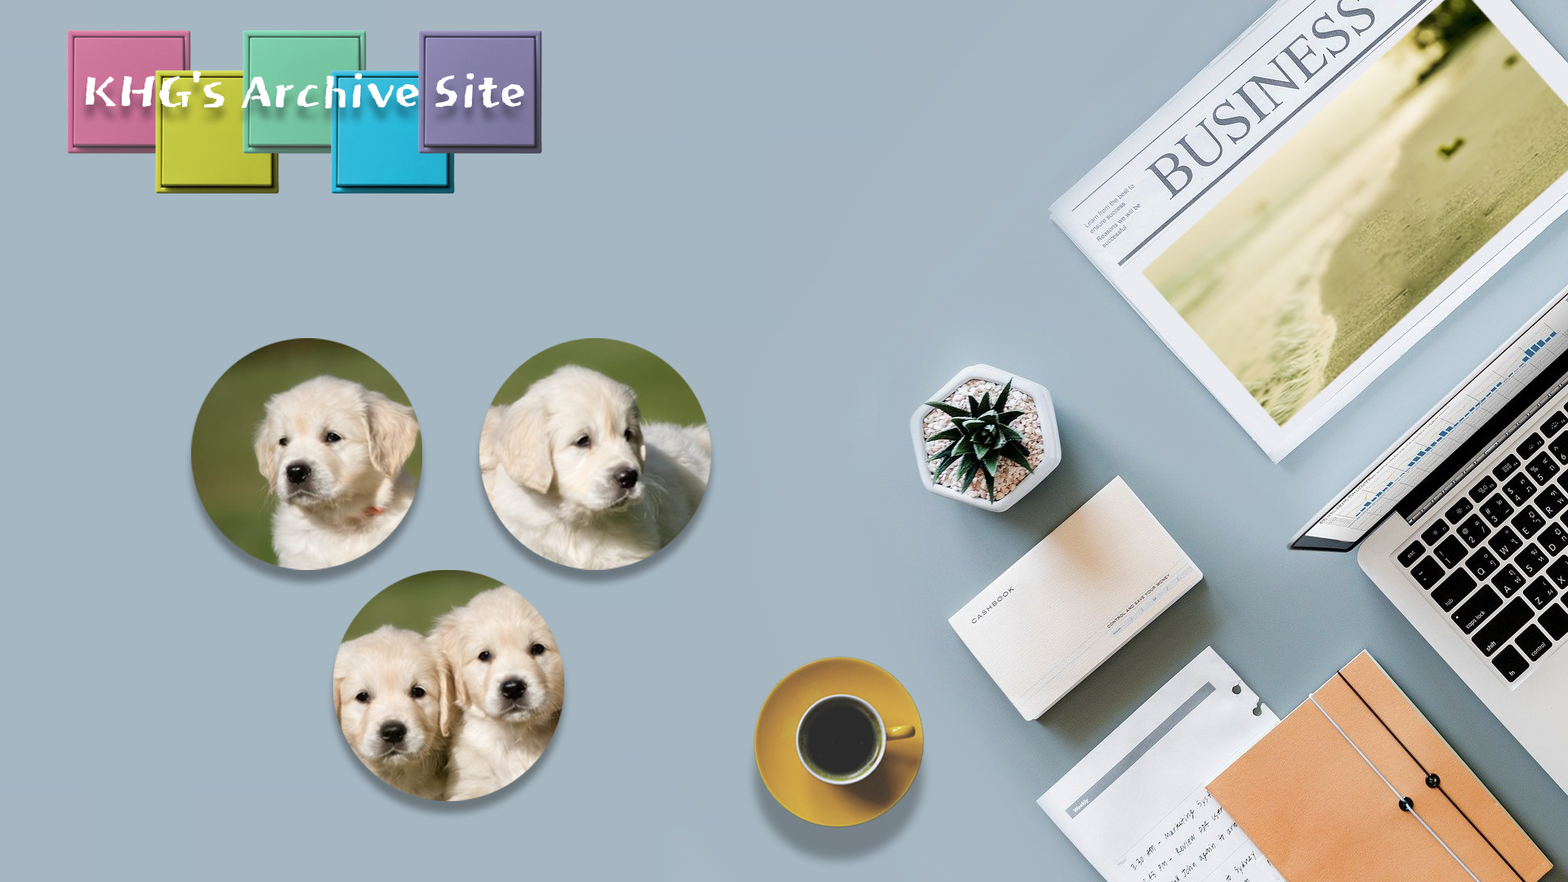
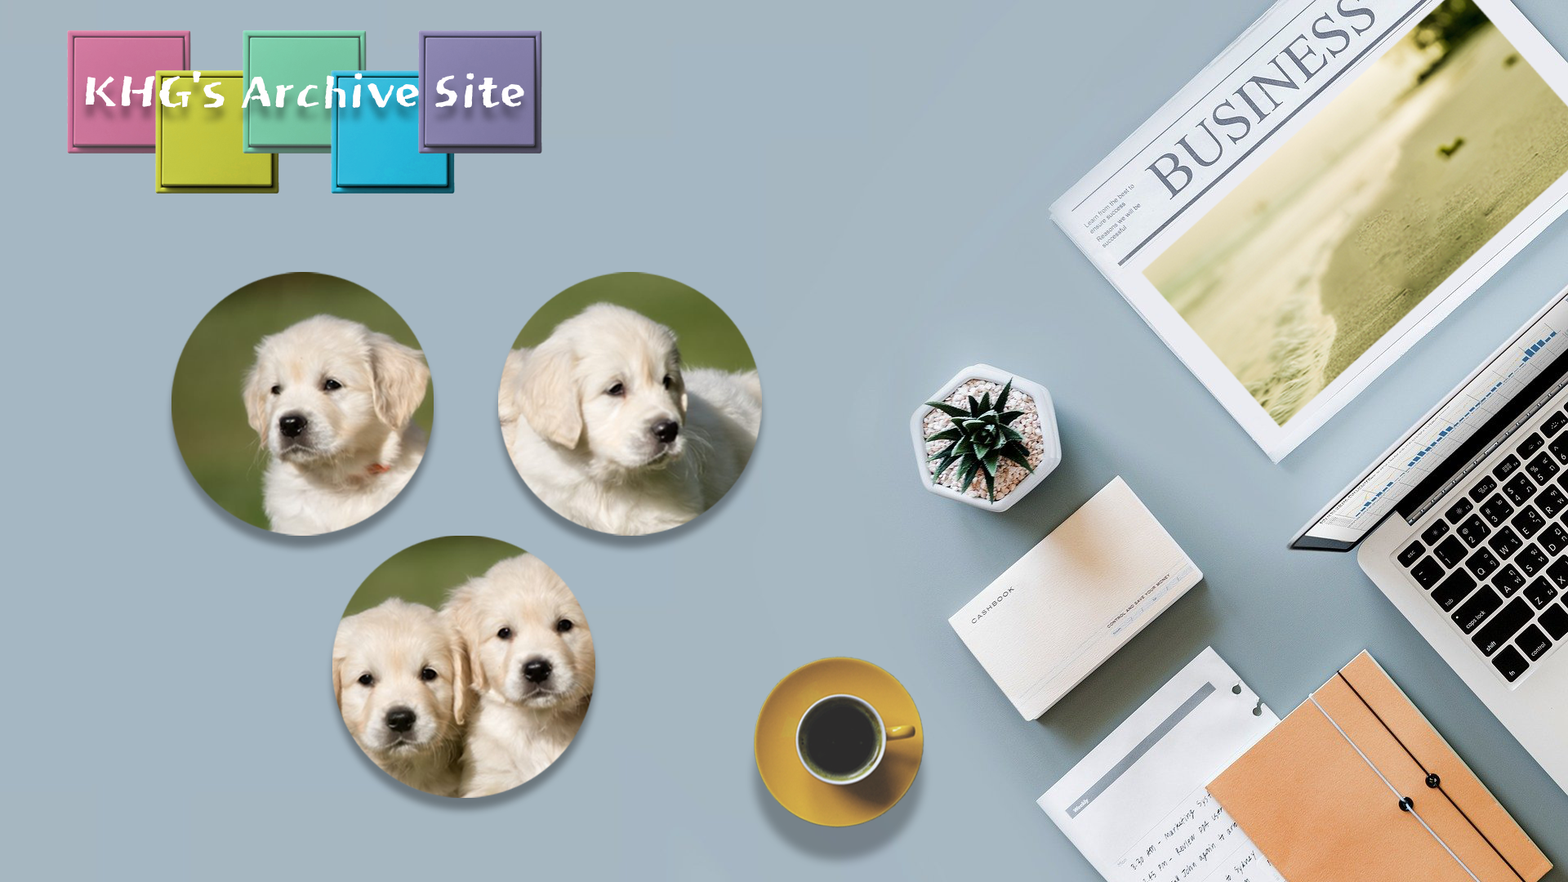
Two versions of the same layered image (1568x882). Layer-by-layer changes:
painted on "Layer 13" over [left=165, top=377, right=768, bottom=820]
painted on "Layer 12" over [left=332, top=535, right=596, bottom=802]
painted on "Layer 11" over [left=165, top=271, right=768, bottom=820]
painted on "Layer 10" over [left=479, top=271, right=762, bottom=571]
painted on "Layer 7" over [left=165, top=271, right=768, bottom=820]
painted on "Layer 8" over [left=171, top=271, right=434, bottom=571]